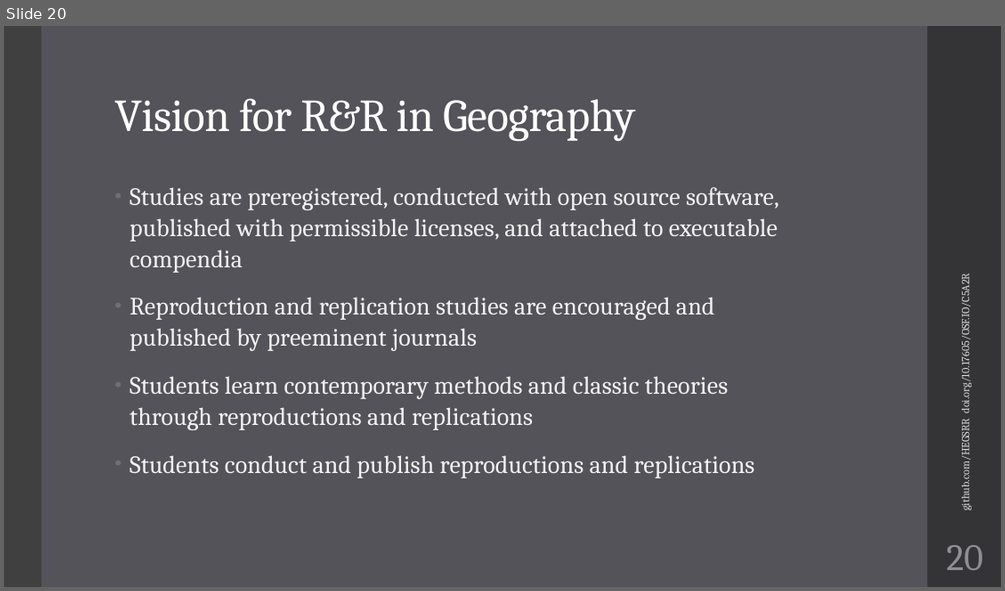
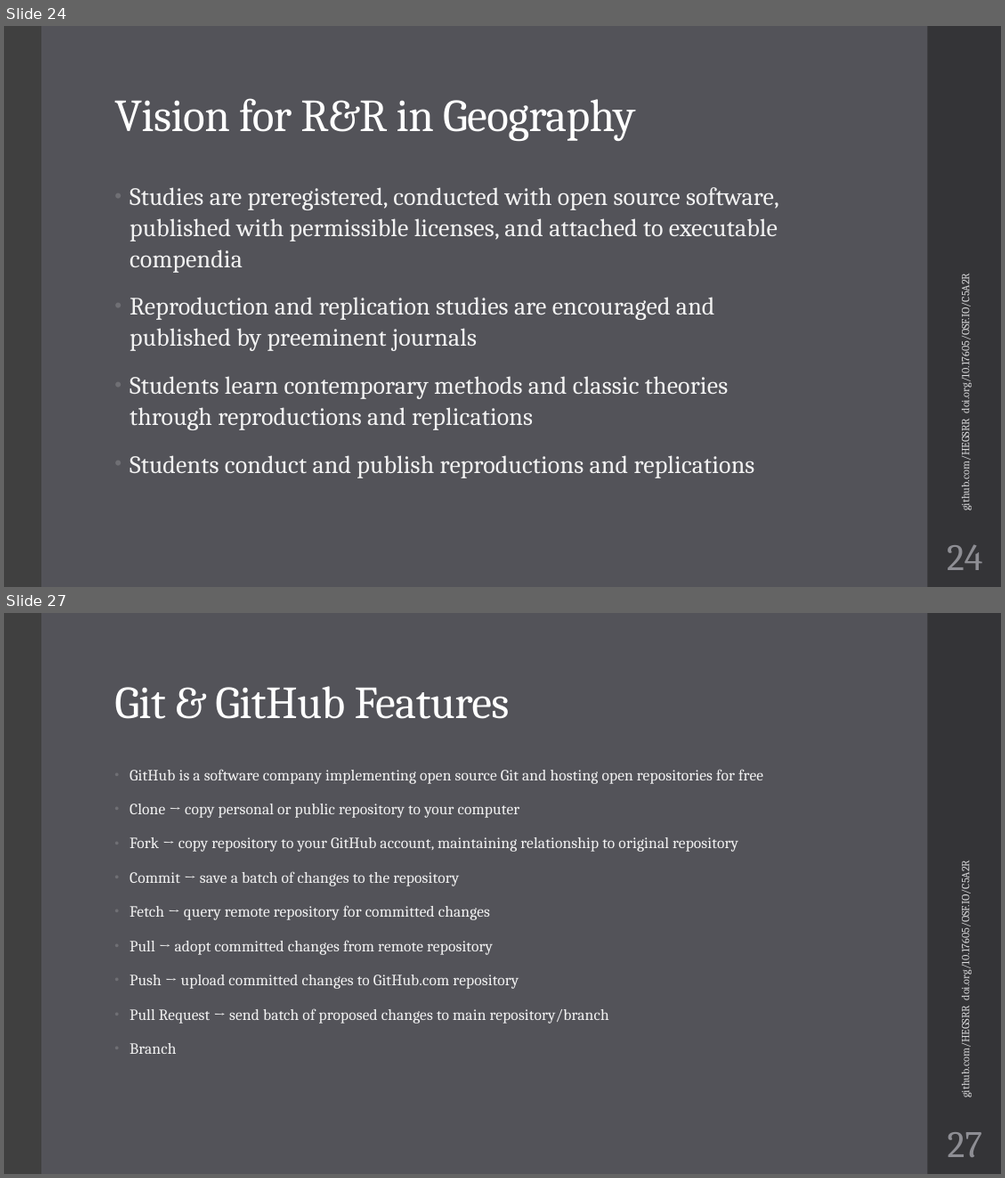
Before and after one commit to HEGSRR/UCGIS-Workshop, a slide deck: 01_Introduction.pptx. Shown one above the other, each under a label of ours: slide 20 before the commit, slides 24 and 27 after it; the slides between them are not shown. The pictures are 1005x591 and 1005x1178 pixels, drawn with LibreOffice and Linux fonts; fonts in the diff are those of the drawing. Boxes give left, top, right and bottom in pixels: in the first picture for what was removed or moved away, otherwise in the second. Text is boxed around its words. In the diff, an @@ line names an element or a change of style, - is before the commit and + after.

```diff
--- a/01_Introduction.pptx
+++ b/01_Introduction.pptx
@@ slide 27 added at <box>4,613,1001,1174</box>, background #535359; not listed: 2 template elements that a slide beside it also shows @@
@@ title added at <box>114,686,510,719</box>, 44 pt, text #FFFFFF @@
+Git & GitHub Features
@@ text added at <box>129,769,763,1054</box>, 15 pt, text #F2F2F2 @@
+• GitHub is a software company implementing open source Git and hosting open repositories for free
+• Clone → copy personal or public repository to your computer
+• Fork → copy repository to your GitHub account, maintaining relationship to original repository
+• Commit → save a batch of changes to the repository
+• Fetch → query remote repository for committed changes
+• Pull → adopt committed changes from remote repository
+• Push → upload committed changes to GitHub.com repository
+• Pull Request → send batch of proposed changes to main repository/branch
+• Branch
@@ text added at <box>957,874,971,1095</box>, 10.5 pt, text #D9D9DB @@
+github.com/HEGSRR doi.org/10.17605/OSF.IO/C5A2R
@@ page number added at <box>947,1132,983,1157</box>, 36 pt, text #8E8E94 @@
+27
@@ what was slide 20 is now slide 24 @@
@@ page number at <box>947,544,982,570</box>: text changed @@
-20
+24
```
Also in this commit, not shown: 8 slides changed, 10 other slides added, 1 other file.
